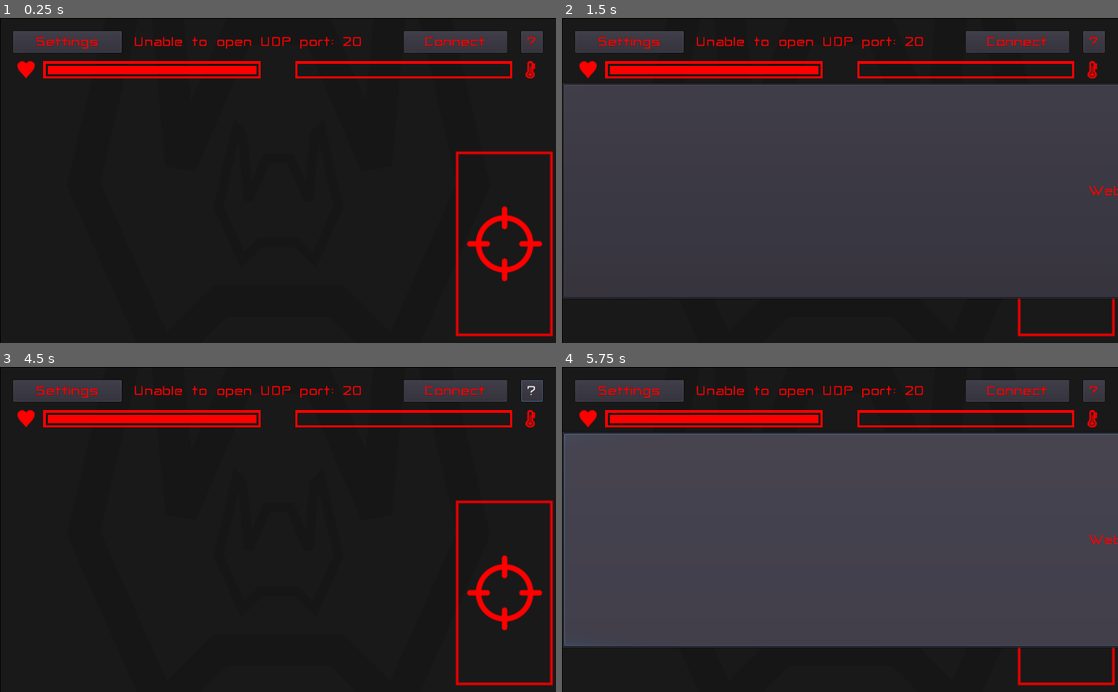
Above: before the commit, frames 1-4 (two rows, left to right).
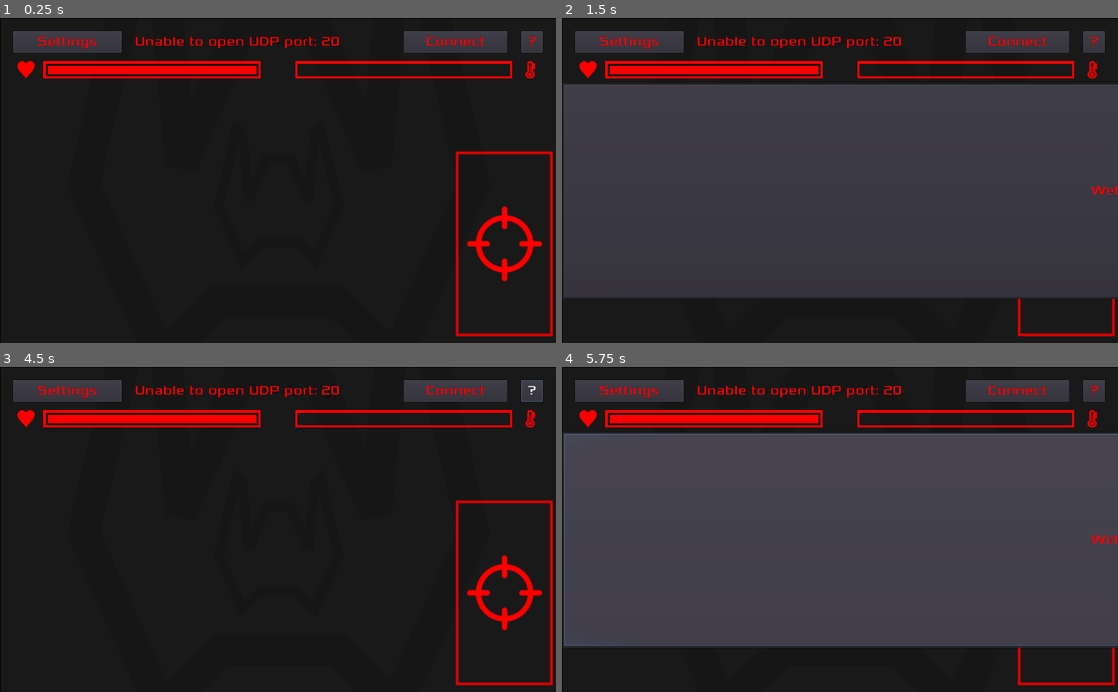
Above: after the commit, the same moments.

Repository: fractilegames/astronautics-controller
Game: Godot game, scene res://main.tscn
Same seed, same stepped clock (60 frames per second), same inputs: the game is played once before the commit and once after it.
Inputs (mouse positions are in pixels of both pictures, inside the frame that each line leads up to):
- Up to frame 1 (0.25 s): no input
- Up to frame 2 (1.5 s): click "?" at 0.5 s; click "?" at 1.25 s
- Up to frame 3 (4.5 s): click "?" at 2 s; click "Connect" at 2.75 s; click "Settings" at 3.5 s; tap Enter at 4.25 s; move the mouse to (400, 513) at 4.27 s; click (400, 513) at 4.42 s
- Up to frame 4 (5.75 s): tap Space at 5 s; drag from (728, 545) to (812, 594) at 5.02 s

The runs differ from the first frame. In frame 1, 1.0% of the frame differs, in the area x 6-97%, y 5-10%; in frame 2, 1.1%; in frame 3, 1.0%; in frame 4, 1.1%, in the area x 6-100%, y 5-55%.

Commit message:
Changed app font to "Orbitron bold" with proper support for latin1 charset

Diff:
--- a/main.tscn
+++ b/main.tscn
@@ -1167,7 +1167,6 @@
 
 [node name="AboutPanel" type="PopupPanel" parent="." index="9"]
 
-editor/display_folded = true
 visible = false
 anchor_left = 0.0
 anchor_top = 0.0
@@ -1251,7 +1250,13 @@
 bbcode_text = "Mobile controller application for Hyper Ultra Astronautics - A local multiplayer space arena shoot'em up on PC.
 
 Copyright 2018 FRACTiLE Games
-http://www.fractilegames.com"
+http://www.fractilegames.com
+
+
+
+Made with Godot engine (https://godotengine.org).
+
+Application font by Matt McInerney (http://pixelspread.com)."
 visible_characters = -1
 percent_visible = 1.0
 meta_underlined = true
@@ -1259,11 +1264,18 @@
 text = "Mobile controller application for Hyper Ultra Astronautics - A local multiplayer space arena shoot'em up on PC.
 
 Copyright 2018 FRACTiLE Games
-http://www.fractilegames.com"
+http://www.fractilegames.com
+
+
+
+Made with Godot engine (https://godotengine.org).
+
+Application font by Matt McInerney (http://pixelspread.com)."
 scroll_active = true
 scroll_following = false
 selection_enabled = false
 override_selected_font_color = false
+_sections_unfolded = [ "BBCode" ]
 
 [node name="LinkButton" type="Button" parent="AboutPanel" index="3"]
 
Binary file changed: font.font
Binary file changed: font.sv.png
Not shown, changed: README.md
